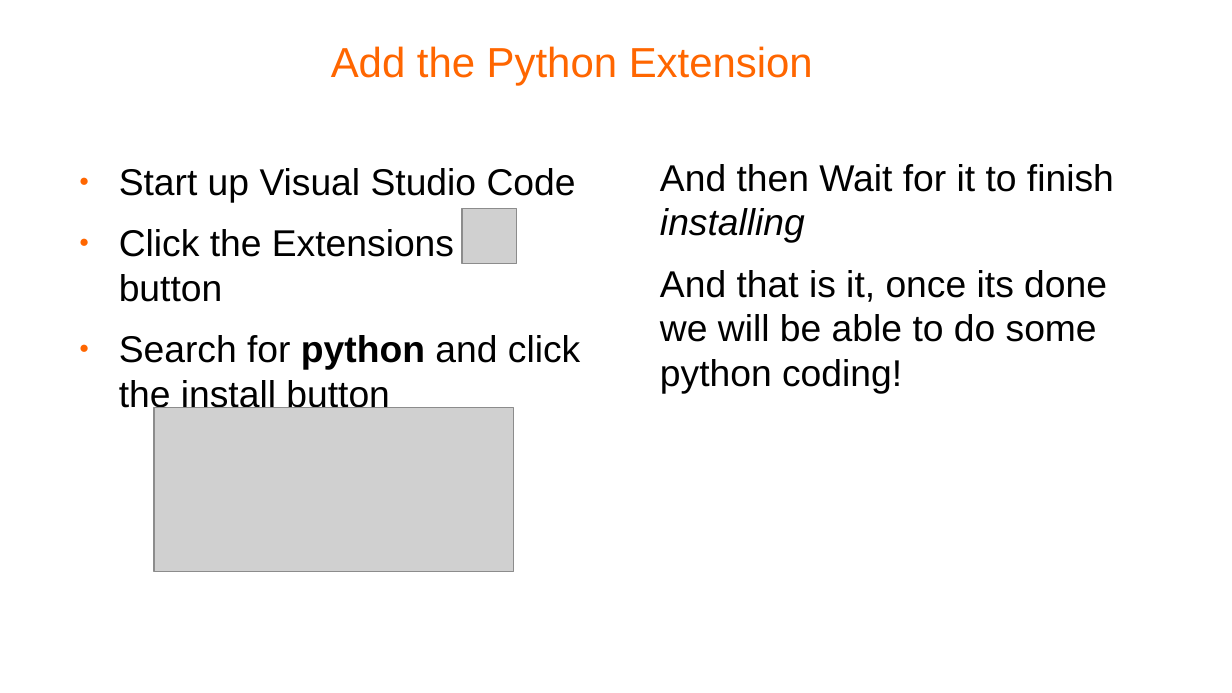
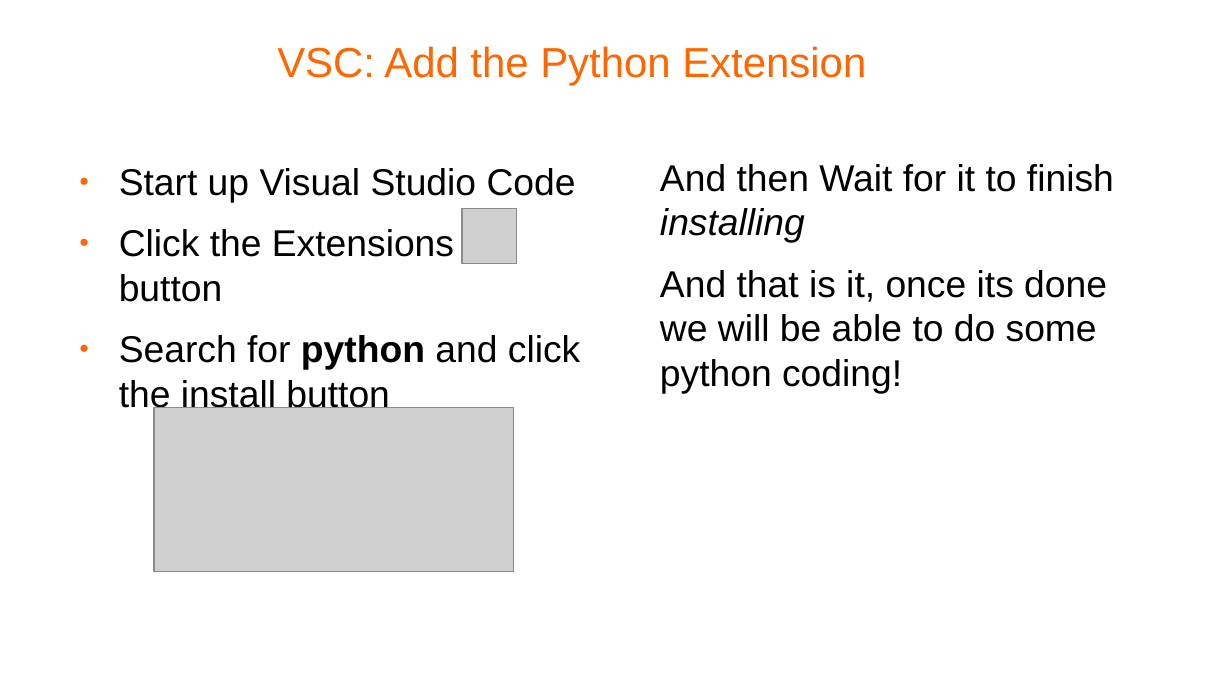
Before and after one commit to pellcorp/coding, a slide deck: slide 15 of docs/windows fundamentals.odp (slide 16 before the commit). Drawn at 1232x693 pixels with LibreOffice and Linux fonts; fonts in the diff are those of the drawing; grey boxes stand for pictures; background and template pictures are left out. Boxes give left, top, right and bottom in pixels: in the first picture for what was removed or moved away, otherwise in the second. Text is boxed around its words. In the diff, an @@ line names an element or a change of style, - is before the commit and + after.

Commit message:
a few minor tweaks to the slides to fix some typos

```diff
--- a/docs/windows fundamentals.odp
+++ b/docs/windows fundamentals.odp
@@ title at <box>277,46,866,85</box>: text changed @@
-Add the Python Extension
+VSC: Add the Python Extension
```
Also in this commit, not shown: 2 other slides changed, 2 slides removed, 1 other file.
